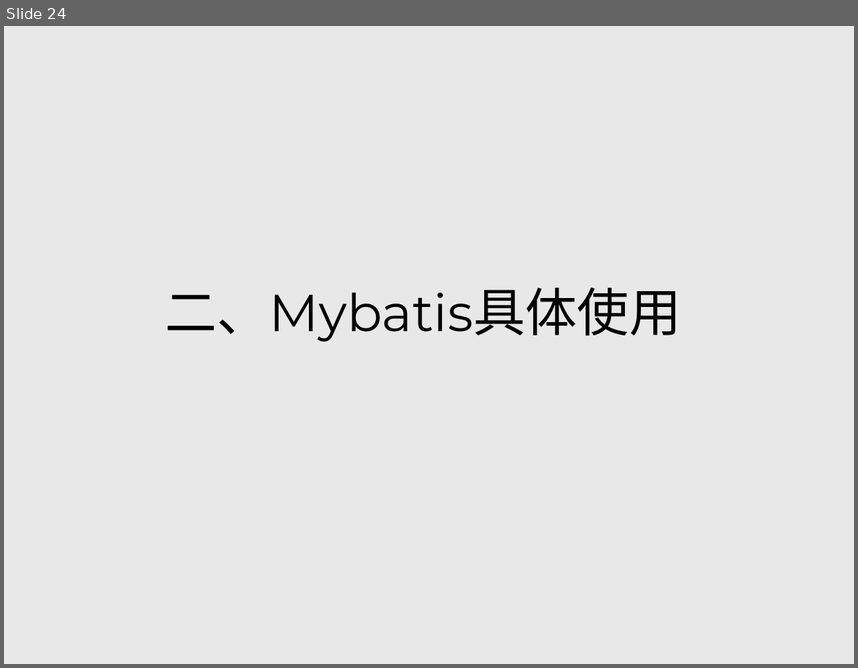
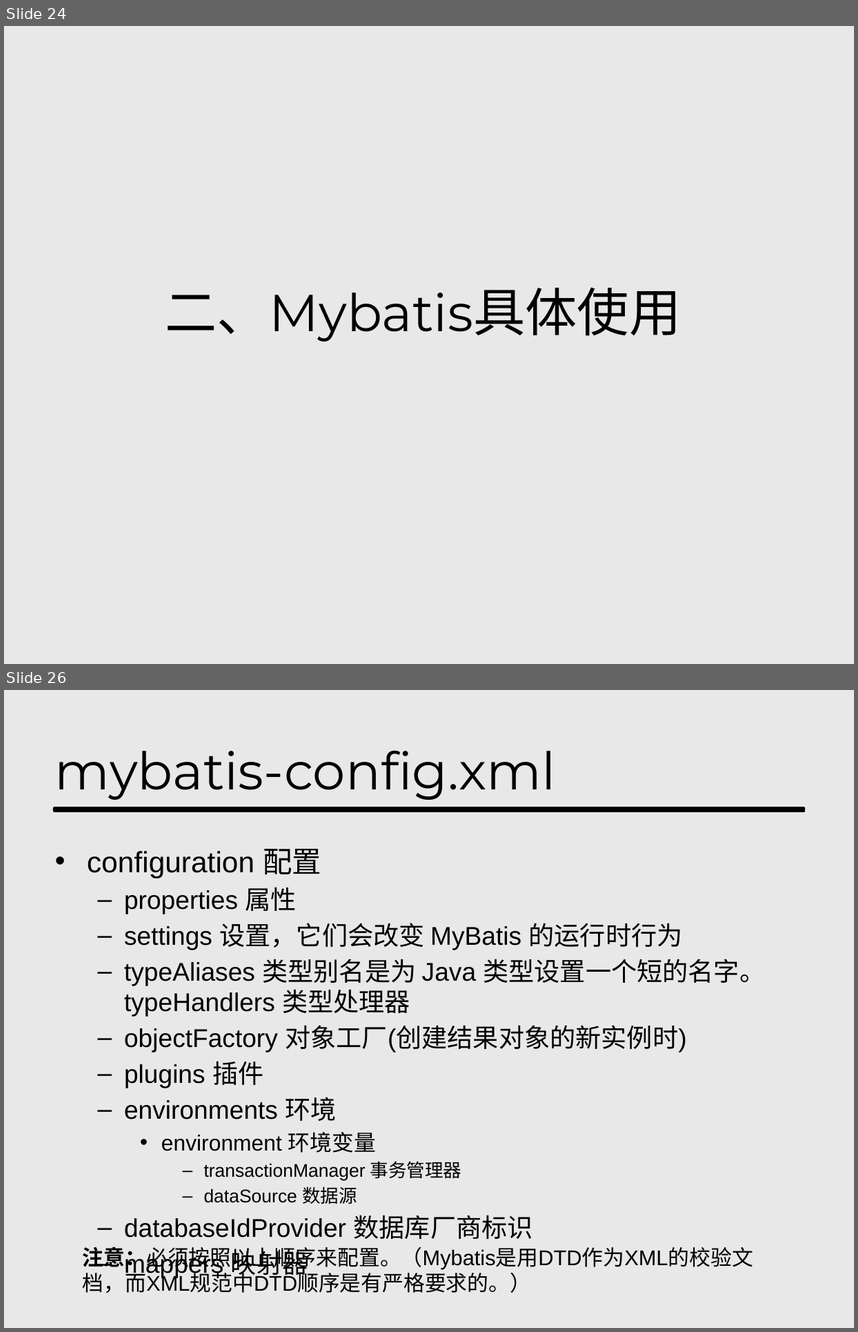
Before and after one commit to hyndio/mybatis_share, a slide deck: Mybatis-分享-hynd.pptx. Shown one above the other, each under a label of ours: slide 24 before the commit, slides 24 and 26 after it; the slides between them are not shown. The pictures are 858x668 and 858x1332 pixels, drawn with LibreOffice and Linux fonts; fonts in the diff are those of the drawing. Boxes give left, top, right and bottom in pixels: in the first picture for what was removed or moved away, otherwise in the second. Text is boxed around its words. In the diff, an @@ line names an element or a change of style, - is before the commit and + after.

```diff
--- a/Mybatis-分享-hynd.pptx
+++ b/Mybatis-分享-hynd.pptx
@@ slide 26 added at box(4, 690, 854, 1328), background #D9D9D9 at 58% opacity @@
@@ title added at box(55, 750, 556, 800), 44 pt, text #000000 @@
+mybatis-config.xml
@@ rectangle added at box(54, 808, 804, 811), fill #000000, outline #000000 2 pt @@
@@ text added at box(87, 849, 766, 1239), 21.7 pt, text #000000 @@
+• configuration 配置
+  – properties 属性
+  – settings 设置，它们会改变 MyBatis 的运行时行为
+  – typeAliases 类型别名是为 Java 类型设置一个短的名字。typeHandlers 类型处理器
+  – objectFactory 对象工厂(创建结果对象的新实例时)
+  – plugins 插件
+  – environments 环境
+    • environment 环境变量
+      – transactionManager 事务管理器
+      – dataSource 数据源
+  – databaseIdProvider 数据库厂商标识
+  – mappers 映射器
@@ text added at box(83, 1246, 753, 1292), 18 pt, text #000000 @@
+注意：必须按照以上顺序来配置。（Mybatis是用DTD作为XML的校验文档，而XML规范中DTD顺序是有严格要求的。）
```
Also in this commit, not shown: 2 slides changed, 10 other slides added, 1 slide removed, 1 other file.
